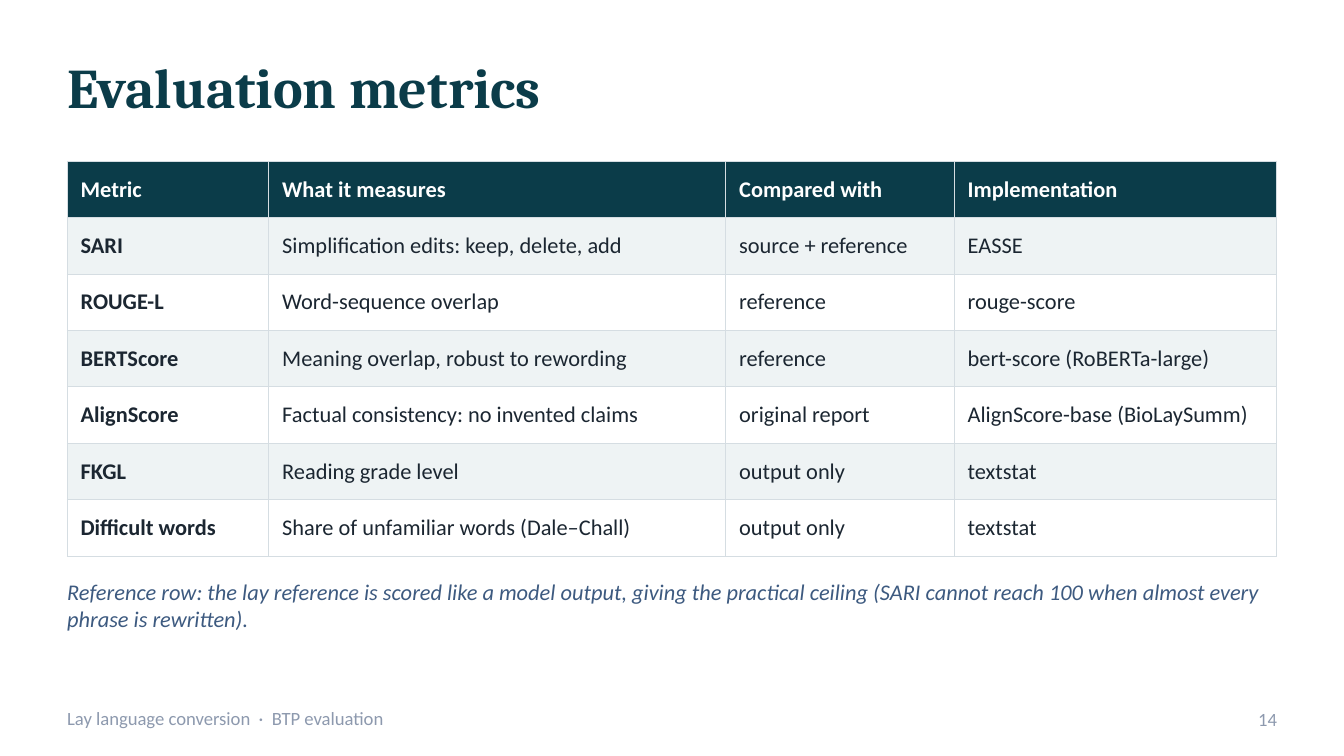
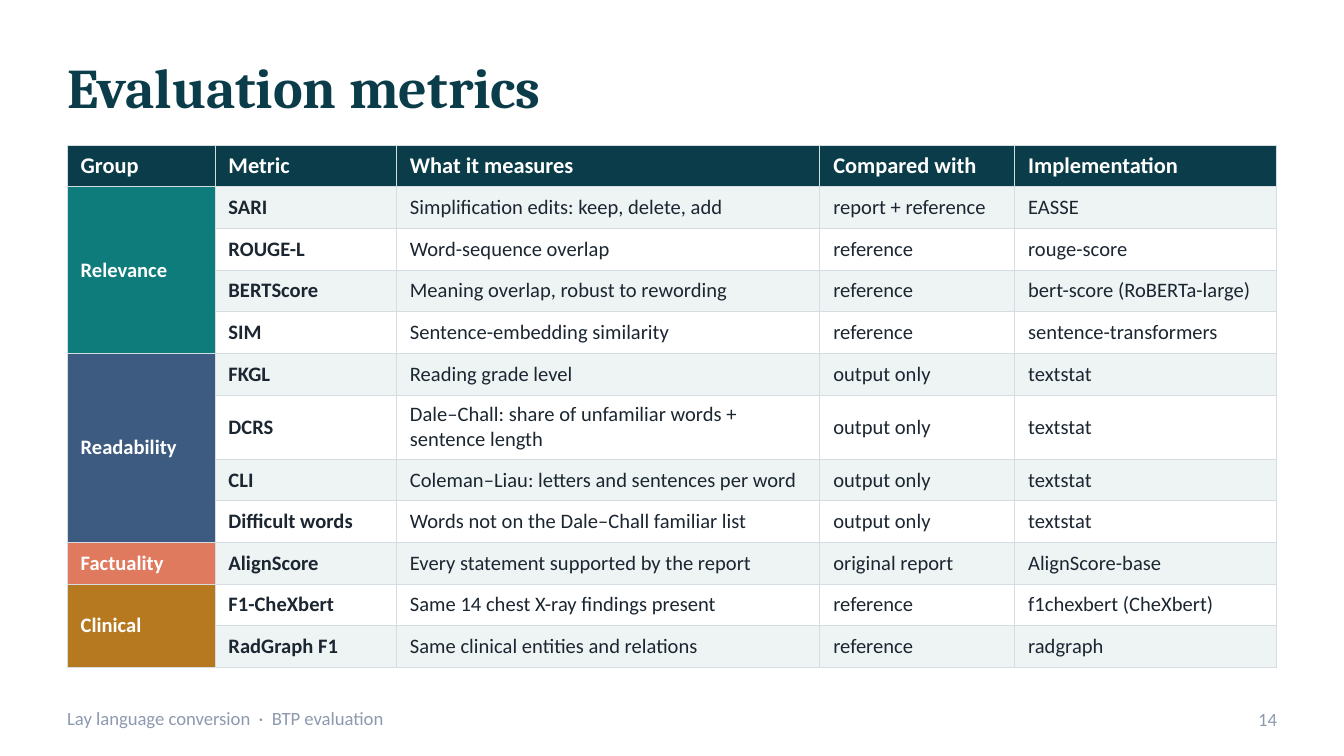
Before and after one commit to bibesgotthevibes/btp-Project, a slide deck: slide 14 of docs/BTP_Lay_Language_Conversion_Evaluation.pptx. Drawn at 1344x756 pixels with LibreOffice and Linux fonts; fonts in the diff are those of the drawing. Boxes give left, top, right and bottom in pixels: in the first picture for what was removed or moved away, otherwise in the second. Text is boxed around its words. In the diff, an @@ line names an element or a change of style, - is before the commit and + after.

```diff
--- a/docs/BTP_Lay_Language_Conversion_Evaluation.pptx
+++ b/docs/BTP_Lay_Language_Conversion_Evaluation.pptx
@@ table at box(67, 145, 1277, 661) @@
-Metric | What it measures | Compared with | Implementation
-SARI | Simplification edits: keep, delete, add | source + reference | EASSE
-ROUGE-L | Word-sequence overlap | reference | rouge-score
-BERTScore | Meaning overlap, robust to rewording | reference | bert-score (RoBERTa-large)
-AlignScore | Factual consistency: no invented claims | original report | AlignScore-base (BioLaySumm)
-FKGL | Reading grade level | output only | textstat
-Difficult words | Share of unfamiliar words (Dale–Chall) | output only | textstat
+Group | Metric | What it measures | Compared with | Implementation
+Relevance | SARI | Simplification edits: keep, delete, add | report + reference | EASSE
+ | ROUGE-L | Word-sequence overlap | reference | rouge-score
+ | BERTScore | Meaning overlap, robust to rewording | reference | bert-score (RoBERTa-large)
+ | SIM | Sentence-embedding similarity | reference | sentence-transformers
+Readability | FKGL | Reading grade level | output only | textstat
+ | DCRS | Dale–Chall: share of unfamiliar words + sentence length | output only | textstat
+ | CLI | Coleman–Liau: letters and sentences per word | output only | textstat
+ | Difficult words | Words not on the Dale–Chall familiar list | output only | textstat
+Factuality | AlignScore | Every statement supported by the report | original report | AlignScore-base
+Clinical | F1-CheXbert | Same 14 chest X-ray findings present | reference | f1chexbert (CheXbert)
+ | RadGraph F1 | Same clinical entities and relations | reference | radgraph
@@ table: place and size @@
-table at box(67, 161, 1277, 543)
+table at box(67, 145, 1277, 661)
@@ text removed at box(67, 584, 1259, 631) @@
-Reference row: the lay reference is scored like a model output, giving the practical ceiling (SARI cannot reach 100 when almost every phrase is rewritten).
```
Also in this commit, not shown: 5 other slides changed, 3 slides added, 10 other files.
